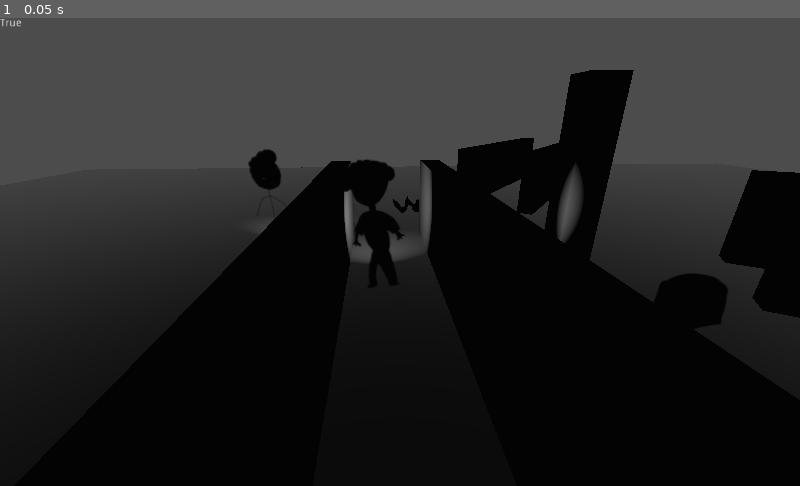
Above: before the commit, frame 1.
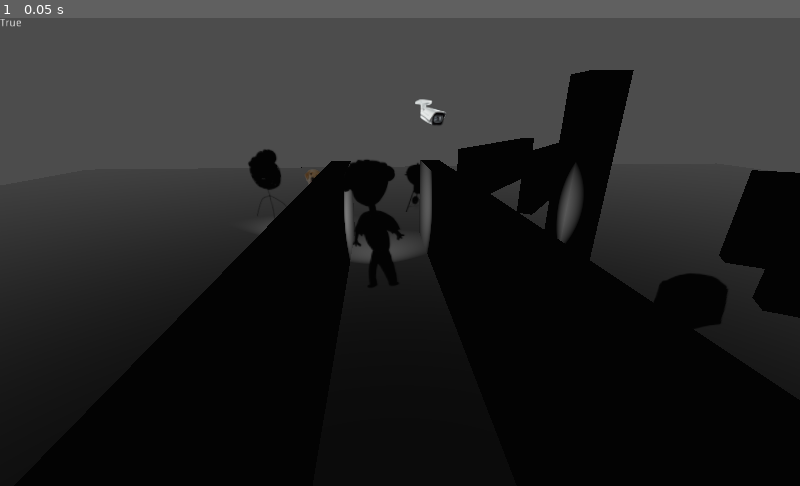
Above: after the commit, the same moment.

Repository: grunkgrunk/gwj-20
Game: Godot game, scene res://World.tscn
The game is run twice, just before and just after one commit, with the same random seed, the same clock (stepped at 60 frames per second) and the same inputs. The engine's default icon, where the game draws it, is replaced by a stand-in: a white triangle on a blue panel in a dark square.
Inputs:
- Up to frame 1 (0.05 s): no input

The runs differ from the first frame. In frame 1, 0.3% of the frame differs, in the area x 38-56%, y 17-42%.

Commit message:
lights are nice

Diff:
--- a/game/Character.gd
+++ b/game/Character.gd
@@ -35,11 +35,9 @@
 	if not evt.type == "pressed":
 		return
 	if evt.action == "action_1" and not action_1_used:
-		action_1_used = true
-		action_1()
+		action_1_used = action_1()
 	if evt.action == "action_2" and not action_2_used:
-		action_2_used = true
-		action_2()
+		action_2_used = action_2()
 
 func action_1():
 	print("dad humor")
--- a/game/Character.tscn
+++ b/game/Character.tscn
@@ -10,8 +10,12 @@
 resource_name = "idle"
 length = 0.1
 
+[sub_resource type="SphereShape" id=3]
+radius = 3.59916
+
 [node name="Character" type="KinematicBody" groups=[
 "Actor",
+"Player",
 ]]
 
 [node name="Position3D" type="Position3D" parent="."]
@@ -37,4 +41,11 @@
 
 [node name="SpotLight" type="SpotLight" parent="."]
 transform = Transform( 1, 0, 0, 0, 1, 0, 0, 0, 1, 0, 2.7725, 0 )
+light_specular = 0.0
+light_bake_mode = 2
 spot_range = 10.5701
+
+[node name="ActionArea" type="Area" parent="."]
+
+[node name="CollisionShape" type="CollisionShape" parent="ActionArea"]
+shape = SubResource( 3 )
--- a/game/Dad.gd
+++ b/game/Dad.gd
@@ -1,9 +1,19 @@
 extends "res://Character.gd"
 
 # Called every frame. 'delta' is the elapsed time since the previous frame.
+
+func _ready():
+	._ready()
+
 
 func action_1():
 	print("dad humor")
 
 func action_2():
-	print("grill expert")
+	for a in $ActionArea.get_overlapping_areas():
+		if a.is_in_group("Grill"):
+			a.start_grill()
+			return true
+
+
+	return false
--- /dev/null
+++ b/game/Dog.gd
@@ -0,0 +1,25 @@
+extends Area
+
+
+
+func _ready():
+
+	connect("body_entered", self, "b")
+
+
+func b(body):
+	if body.is_in_group("Player") and !$Animation.is_playing():
+		catch()
+
+
+
+func go_to_grill():
+	$Animation.play("MoveToGrill")
+
+func _on_Animation_animation_finished(name):
+	for b in get_overlapping_bodies():
+		if b.is_in_group("Player"):
+			catch()
+
+func catch():
+	print("You lost")
--- /dev/null
+++ b/game/Dog.tscn
@@ -0,0 +1,42 @@
+[gd_scene load_steps=5 format=2]
+
+[ext_resource path="res://doggo.png" type="Texture" id=1]
+[ext_resource path="res://Dog.gd" type="Script" id=2]
+
+[sub_resource type="SphereShape" id=1]
+radius = 1.8978
+
+[sub_resource type="Animation" id=2]
+resource_name = "MoveToGrill"
+length = 5.0
+tracks/0/type = "value"
+tracks/0/path = NodePath(".:translation")
+tracks/0/interp = 1
+tracks/0/loop_wrap = true
+tracks/0/imported = false
+tracks/0/enabled = true
+tracks/0/keys = {
+"times": PoolRealArray( 0, 1.5, 3, 5 ),
+"transitions": PoolRealArray( 1, 1, 1, 1 ),
+"update": 0,
+"values": [ Vector3( 0, 0, 0 ), Vector3( 0, 0, -10.6046 ), Vector3( 0, 0, -10.6046 ), Vector3( 0, 0, 0 ) ]
+}
+
+[node name="Dog" type="Area" groups=[
+"Grill",
+]]
+script = ExtResource( 2 )
+
+[node name="CollisionShape" type="CollisionShape" parent="."]
+shape = SubResource( 1 )
+
+[node name="Sprite3D" type="Sprite3D" parent="."]
+transform = Transform( 0.3, 0, 0, 0, 0.3, 0, 0, 0, 0.3, 0, 0, 0 )
+billboard = 2
+shaded = true
+texture = ExtResource( 1 )
+
+[node name="Animation" type="AnimationPlayer" parent="."]
+root_node = NodePath("../Sprite3D")
+anims/MoveToGrill = SubResource( 2 )
+[connection signal="animation_finished" from="Animation" to="." method="_on_Animation_animation_finished"]
--- a/game/Granny.gd
+++ b/game/Granny.gd
@@ -8,7 +8,9 @@
 	var c = cookie_scene.instance()
 	c.global_transform =  global_transform.origin
 	emit_signal("object_spawned", c)
+	return true
 
 
 func action_2():
 	print("hit guard with handbag")
+	return false
--- /dev/null
+++ b/game/Grill.gd
@@ -0,0 +1,8 @@
+extends Area
+
+export(NodePath) var doggo
+onready var dog = get_node(doggo)
+
+func start_grill():
+	print("shoud woof")
+	dog.go_to_grill()
--- a/game/Grill.tscn
+++ b/game/Grill.tscn
@@ -1,11 +1,15 @@
-[gd_scene load_steps=3 format=2]
+[gd_scene load_steps=4 format=2]
 
 [ext_resource path="res://grill.png" type="Texture" id=1]
+[ext_resource path="res://Grill.gd" type="Script" id=2]
 
 [sub_resource type="SphereShape" id=1]
 radius = 1.8978
 
-[node name="Grill" type="Area"]
+[node name="Grill" type="Area" groups=[
+"Grill",
+]]
+script = ExtResource( 2 )
 
 [node name="CollisionShape" type="CollisionShape" parent="."]
 shape = SubResource( 1 )
--- a/game/Guard.gd
+++ b/game/Guard.gd
@@ -11,7 +11,7 @@
 
 
 func _on_Guard_body_entered(body):
-	if body.is_in_group("Actor") and aware:
+	if body.is_in_group("Player") and aware:
 		emit_signal("caught",body)
 
 
--- /dev/null
+++ b/game/SecurityCam.gd
@@ -0,0 +1,17 @@
+extends Area
+
+
+func _ready():
+	connect("body_entered", self, "b")
+
+
+func b(body):
+	if body.is_in_group("Player"):
+		catch()
+
+func catch():
+	print("You lost")
+
+
+func hit():
+	$AnimationPlayer.play("Rotator")
--- /dev/null
+++ b/game/SecurityCam.tscn
@@ -0,0 +1,49 @@
+[gd_scene load_steps=5 format=2]
+
+[ext_resource path="res://Camera.png" type="Texture" id=1]
+[ext_resource path="res://SecurityCam.gd" type="Script" id=2]
+
+[sub_resource type="SphereShape" id=1]
+radius = 3.66383
+
+[sub_resource type="Animation" id=2]
+resource_name = "Rotator"
+length = 10.0
+tracks/0/type = "value"
+tracks/0/path = NodePath(".:rotation_degrees")
+tracks/0/interp = 1
+tracks/0/loop_wrap = true
+tracks/0/imported = false
+tracks/0/enabled = true
+tracks/0/keys = {
+"times": PoolRealArray( 0, 1, 2.5, 4, 5.5, 10 ),
+"transitions": PoolRealArray( 1, 1, 1, 1, 1, 1 ),
+"update": 0,
+"values": [ Vector3( 0, 0, 0 ), Vector3( 0, 1440, 0 ), Vector3( 0, 2520, 0 ), Vector3( 0, 3240, 0 ), Vector3( 0, 3600, 0 ), Vector3( 0, 3960, 0 ) ]
+}
+
+[node name="SecurityCam" type="Area" groups=[
+"Grill",
+]]
+transform = Transform( 1, 0, 5.26116e-06, 0, 1, 0, -5.26116e-06, 0, 1, 0, 0, 0 )
+script = ExtResource( 2 )
+
+[node name="CollisionShape" type="CollisionShape" parent="."]
+transform = Transform( 1, 0, 0, 0, 1, 0, 0, 0, 1, 8.4814, 0, 0 )
+shape = SubResource( 1 )
+
+[node name="Sprite" type="Sprite3D" parent="."]
+transform = Transform( 0.5, 0, 0, 0, 0.5, 0, 0, 0, 1.5, 0, 10, 0 )
+texture = ExtResource( 1 )
+
+[node name="Light" type="SpotLight" parent="Sprite"]
+transform = Transform( -7.21427e-08, 1.49509, -1.32843, 8.11935e-08, 1.32843, 1.49509, 0.666667, -2.36848e-15, -3.62046e-08, 0, 0, 0 )
+spot_range = 24.4835
+spot_angle = 16.2641
+
+[node name="Timer" type="Timer" parent="."]
+wait_time = 2.0
+
+[node name="AnimationPlayer" type="AnimationPlayer" parent="."]
+anims/Rotator = SubResource( 2 )
+[connection signal="timeout" from="Timer" to="." method="_on_Timer_timeout"]
--- a/game/World.tscn
+++ b/game/World.tscn
@@ -9,7 +9,8 @@
 [ext_resource path="res://Characters.gd" type="Script" id=7]
 [ext_resource path="res://maptest.tscn" type="PackedScene" id=8]
 [ext_resource path="res://Grill.tscn" type="PackedScene" id=9]
-[ext_resource path="res://Grass.tscn" type="PackedScene" id=9]
+[ext_resource path="res://Dog.tscn" type="PackedScene" id=10]
+[ext_resource path="res://SecurityCam.tscn" type="PackedScene" id=11]
 
 [sub_resource type="Environment" id=1]
 
@@ -18,10 +19,14 @@
 granny_path = NodePath("Characters/Granny")
 dad_path = NodePath("Characters/Dad")
 
+[node name="SecurityCam" parent="." instance=ExtResource( 11 )]
+transform = Transform( 1, 0, 0, 0, 1, 0, 0, 0, 1, 0, 0, -40.1696 )
+
+[node name="maptest" parent="." instance=ExtResource( 8 )]
+
 [node name="Grill" parent="." instance=ExtResource( 9 )]
 transform = Transform( 1, 0, 0, 0, 1, 0, 0, 0, 1, -4.46865, 1.29634, -17.5024 )
-
-[node name="maptest" parent="." instance=ExtResource( 8 )]
+doggo = NodePath("../Dog")
 
 [node name="Camera" type="Camera" parent="."]
 transform = Transform( 0.997534, 0.0262927, -0.0650764, 0, 0.927184, 0.374608, 0.0701872, -0.373684, 0.924897, -8.35101, 9.43373, 13.2785 )
@@ -50,8 +55,5 @@
 [node name="WorldEnvironment" type="WorldEnvironment" parent="."]
 environment = SubResource( 1 )
 
-[node name="Grass" parent="." instance=ExtResource( 9 )]
-transform = Transform( 1.08622, 0, 0, 0, 1, 0, 0, 0, 1.01378, -2.18317, 1.58797, -2.47925 )
-
-[node name="Grass2" parent="." instance=ExtResource( 9 )]
-transform = Transform( 1.08622, 0, 0, 0, 1, 0, 0, 0, 1.01378, -1.72186, 1.58797, -5.0974 )
+[node name="Dog" parent="." instance=ExtResource( 10 )]
+transform = Transform( 1, 0, 0, 0, 1, 0, 0, 0, 1, -12.783, 3.28324, -16.7435 )
--- a/game/maptest.tscn
+++ b/game/maptest.tscn
@@ -63,10 +63,10 @@
 [node name="CollisionShape" type="CollisionShape" parent="Cube001/StaticBody" index="0"]
 shape = SubResource( 7 )
 
-[node name="Light" parent="." index="8"]
-transform = Transform( -0.290865, -0.771101, 0.566393, -0.0551891, 0.604525, 0.794672, -0.955171, 0.199883, -0.218391, -1.07536, 4.75297, -1.00545 )
-
 [node name="StaticBody" type="StaticBody" parent="Cube" index="0"]
 
 [node name="CollisionShape" type="CollisionShape" parent="Cube/StaticBody" index="0"]
 shape = SubResource( 8 )
+
+[node name="Light" parent="." index="9"]
+transform = Transform( -0.290865, -0.771101, 0.566393, -0.0551891, 0.604525, 0.794672, -0.955171, 0.199883, -0.218391, -1.07536, 4.75297, -1.00545 )
Binary file added: game/Camera.png
Not shown, added: game/Camera.png.import
Not shown: 1 places in game/Character.tscn that only renumber resources
Not shown: 1 places in game/World.tscn that only renumber resources
Binary file added: game/doggo.png
Not shown, added: game/doggo.png.import
